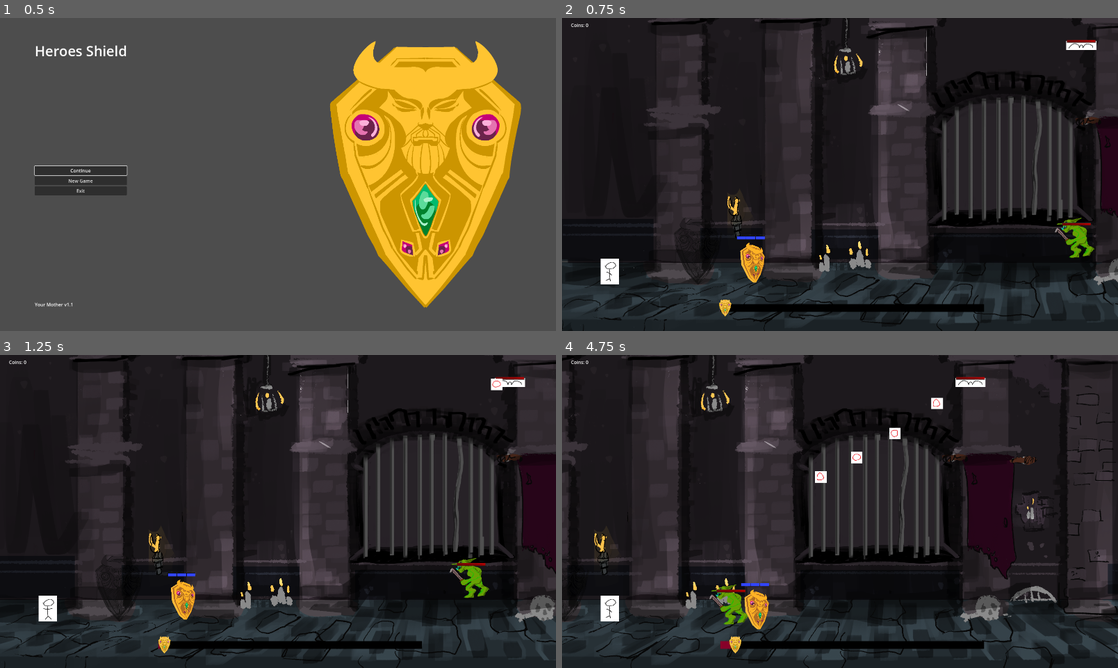
Above: before the commit, frames 1-4 (two rows, left to right).
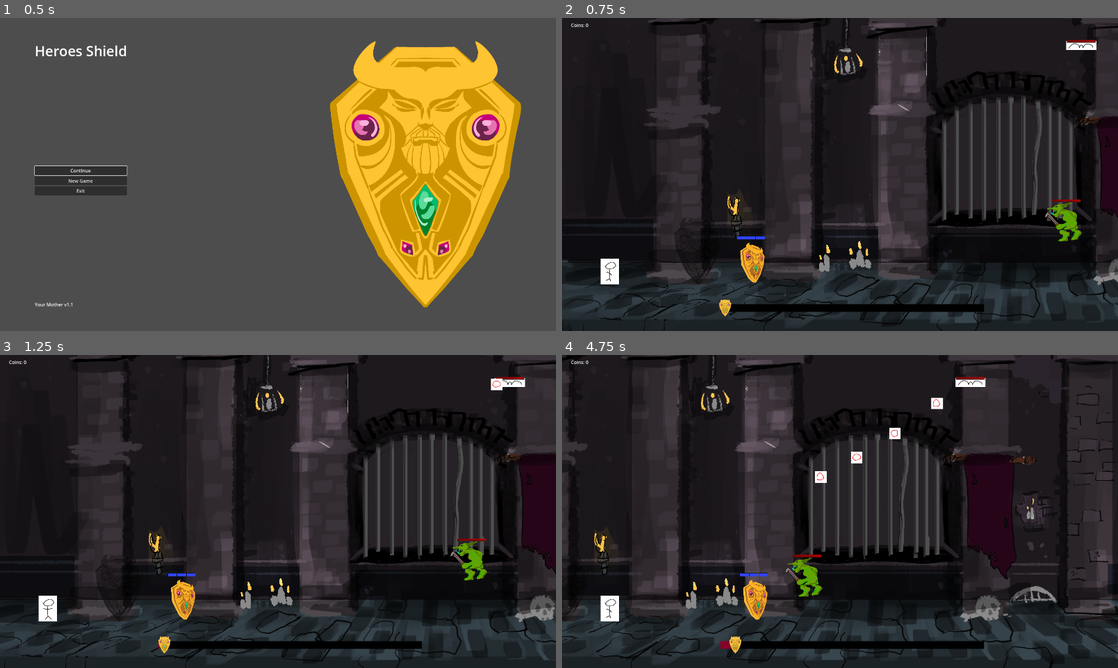
Above: after the commit, the same moments.

Repository: Cookie-Tin-Studios/Heroes-Shield
Game: Godot game, scene res://scenes/menu/main_menu.tscn
Same seed, same stepped clock (60 frames per second), same inputs: the game is played once before the commit and once after it.
Inputs (mouse positions are in pixels of both pictures, inside the frame that each line leads up to):
- Up to frame 1 (0.5 s): no input
- Up to frame 2 (0.75 s): click "New Game" at 0.5 s
- Up to frame 3 (1.25 s): no input
- Up to frame 4 (4.75 s): move the mouse to (962, 495) at 1.27 s; hold Right (ui_right) 1.28-2.03 s; click (962, 495) at 1.35 s; move the mouse to (728, 527) at 2.02 s; hold Down (ui_down) 2.03-2.78 s; click (728, 527) at 2.1 s; move the mouse to (895, 442) at 2.77 s; hold Right (ui_right) 2.78-3.53 s; click (895, 442) at 2.85 s; move the mouse to (812, 574) at 3.52 s; hold Up (ui_up) 3.53-4.28 s; click (812, 574) at 3.6 s; move the mouse to (1006, 558) at 4.27 s; hold Left (ui_left) from 4.28 s (still down); click (1006, 558) at 4.35 s

Frame 1 is identical in both runs. In frame 2, 0.7% of the frame differs, in the area x 86-96%, y 58-77%; in frame 3, 0.7%; in frame 4, 1.4%, in the area x 26-48%, y 63-88%.

Commit message:
updated alot of the melee scene

Diff:
--- a/scenes/mob_melee.tscn
+++ b/scenes/mob_melee.tscn
@@ -28,7 +28,7 @@
 "texture": ExtResource("5_bus3n")
 }],
 "loop": true,
-"name": &"melee",
+"name": &"attack",
 "speed": 5.0
 }, {
 "frames": [{
@@ -39,10 +39,10 @@
 "texture": ExtResource("7_gy72l")
 }, {
 "duration": 1.0,
-"texture": ExtResource("8_d51on")
+"texture": ExtResource("9_p1h8l")
 }, {
 "duration": 1.0,
-"texture": ExtResource("9_p1h8l")
+"texture": ExtResource("8_d51on")
 }, {
 "duration": 1.0,
 "texture": ExtResource("10_5yidq")
@@ -52,35 +52,43 @@
 }],
 "loop": true,
 "name": &"walk",
-"speed": 5.0
+"speed": 4.0
 }]
 
 [sub_resource type="RectangleShape2D" id="RectangleShape2D_gxrgf"]
-size = Vector2(124, 137)
+size = Vector2(259.5, 278.25)
 
 [sub_resource type="CapsuleShape2D" id="CapsuleShape2D_bk8i5"]
 radius = 46.0
-height = 122.0
+height = 162.0
 
-[node name="Mob_base" instance=ExtResource("1_0eyf7")]
+[node name="Mob_base" groups=["mobs"] instance=ExtResource("1_0eyf7")]
 script = ExtResource("2_lds8s")
-chase_speed = 400.0
-melee_range = 600.0
+chase_speed = 250.0
 shield_range = 500.0
+melee_range = 100.0
+attack_damage = 1
+attack_cooldown = 1.0
 
 [node name="AnimatedSprite2D" type="AnimatedSprite2D" parent="." index="0"]
-position = Vector2(94, 108)
+position = Vector2(0.99968, 5.00031)
 scale = Vector2(2.35937, 2.51563)
 sprite_frames = SubResource("SpriteFrames_ns1xs")
-animation = &"walk"
+animation = &"attack"
 
 [node name="mob_hitbox" type="CollisionShape2D" parent="." index="1"]
 light_mask = 4
 visibility_layer = 4
-position = Vector2(92, 104)
+position = Vector2(1.74968, -0.87468)
 shape = SubResource("RectangleShape2D_gxrgf")
 disabled = true
 
 [node name="mob_attackbox" type="CollisionShape2D" parent="." index="2"]
-position = Vector2(51, 104)
+position = Vector2(-97.0003, -31.9997)
 shape = SubResource("CapsuleShape2D_bk8i5")
+
+[node name="TextureProgressBar" parent="Node2D" index="0"]
+offset_left = -95.0
+offset_top = -159.0
+offset_right = 105.0
+offset_bottom = -119.0
